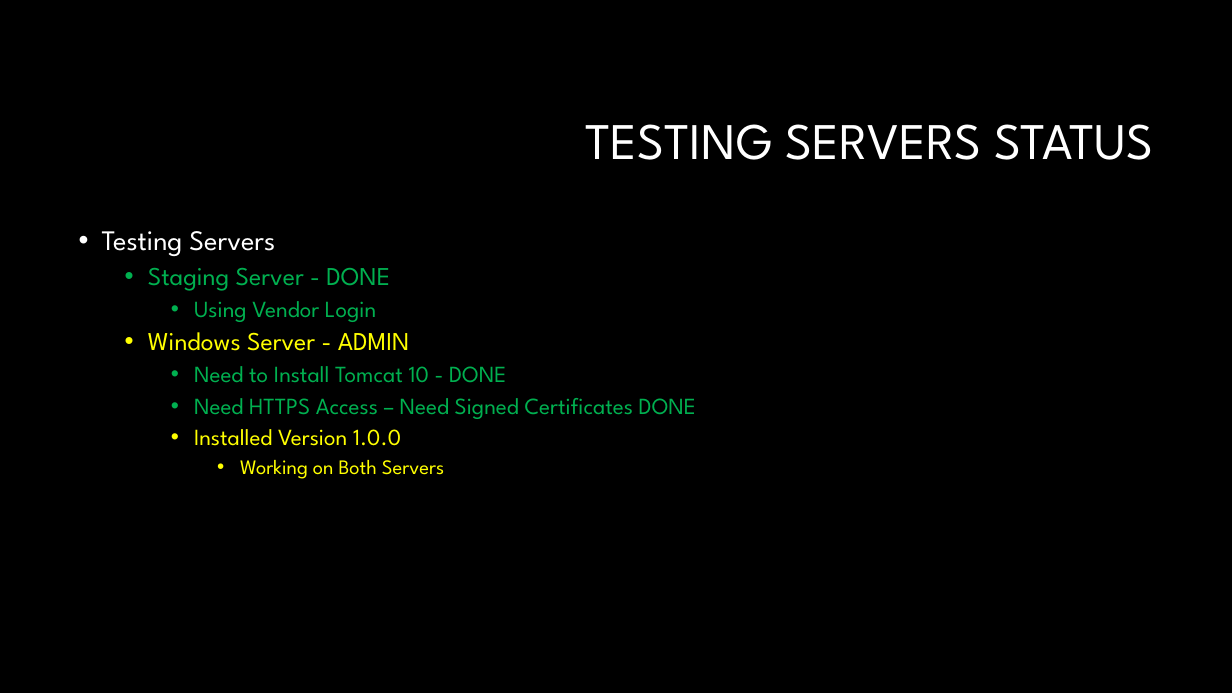
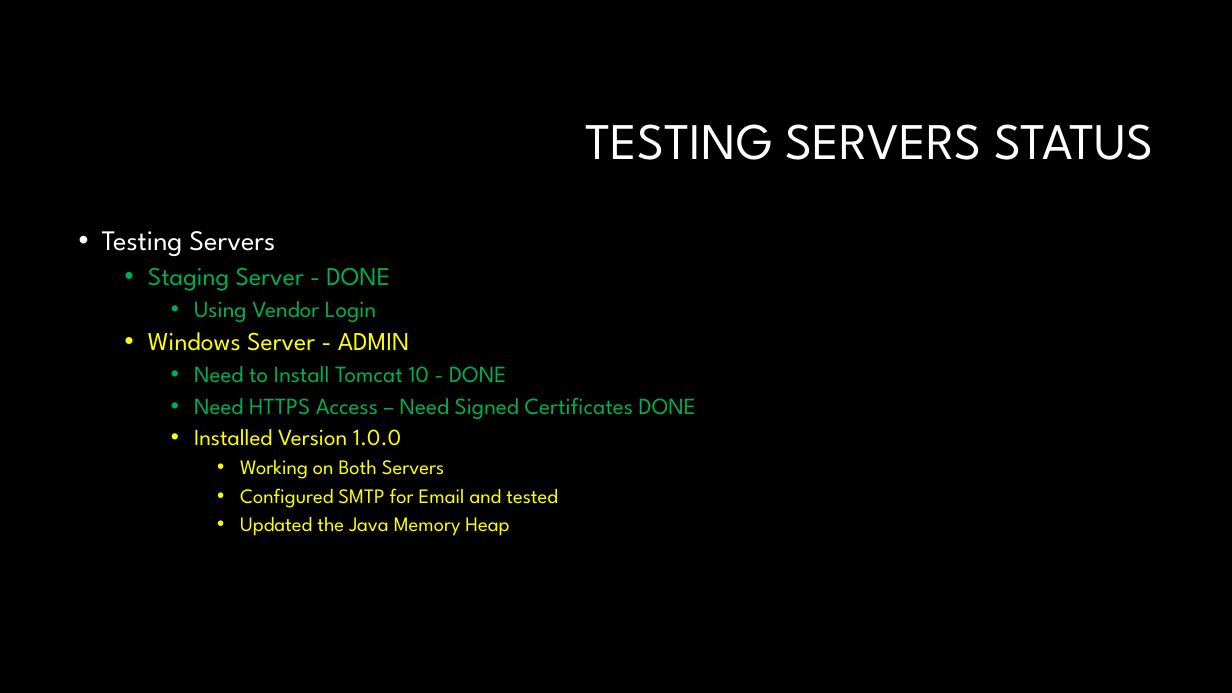
Before and after one commit to joefavero/WaukeshaBBScheduler, a slide deck: slide 4 of docs/Waukesha Week 13.pptx. Drawn at 1232x693 pixels with LibreOffice and Linux fonts; fonts in the diff are those of the drawing; background and template pictures are left out. Boxes give left, top, right and bottom in pixels: in the first picture for what was removed or moved away, otherwise in the second. Text is boxed around its words. In the diff, an @@ line names an element or a change of style, - is before the commit and + after.

```diff
--- a/docs/Waukesha Week 13.pptx
+++ b/docs/Waukesha Week 13.pptx
@@ text at box(240, 488, 558, 536): paragraphs added @@
+      • Configured SMTP for Email and tested
+      • Updated the Java Memory Heap
```
Also in this commit, not shown: 4 other slides changed, 4 other files.
